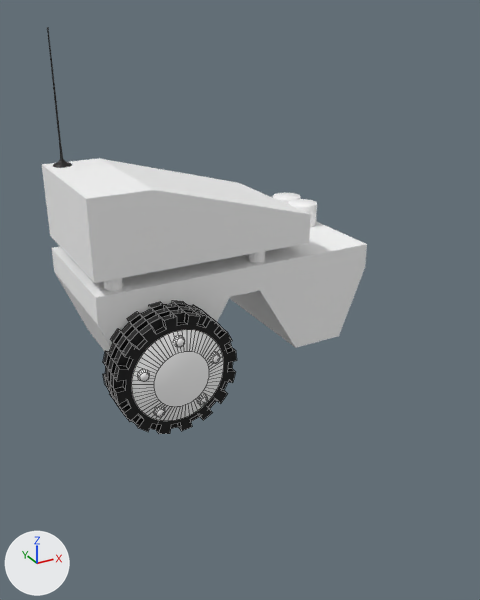
One commit to the Blender file bot/Bot.blend: the scene before it, then after it.
One viewpoint serves both versions: a 50 mm lens placed at (-1.98, -4.04, 2.46), pointed at (-0.25, -0.88, 0.88). The lights are fixed; the arrows at lower left show +X, +Y and +Z. Mesh edges are drawn as thin lines on the coarser meshes.

Script lines for the objects in view, before the commit:
```python
me_cube_004 = bpy.data.meshes.new('Cube.004')
me_cube_004.from_pydata(...)  # 1076 vertices, 745 faces; spans x -1.0..1.0, y -0.5..0.5, z 0.22..2.35
me_cube_004.materials.append(mat_botbody)  # picture img_bot
me_cylinder = bpy.data.meshes.new('Cylinder')
me_cylinder.from_pydata(...)  # 928 vertices, 600 faces; spans x -0.352..0.352, y -0.242..0.002, z -0.352..0.352
me_cylinder.materials.append(mat_botbody)  # picture img_bot
ob_bot = bpy.data.objects.new('Bot', me_cube_004)
ob_bot.location = (0.0, 0.0, 0.0)
ob_wheel = bpy.data.objects.new('Wheel', me_cylinder)
ob_wheel.location = (-0.6, -0.505, 0.4)
ob_wheel.scale = (1.14, 1.22, 1.14)
```
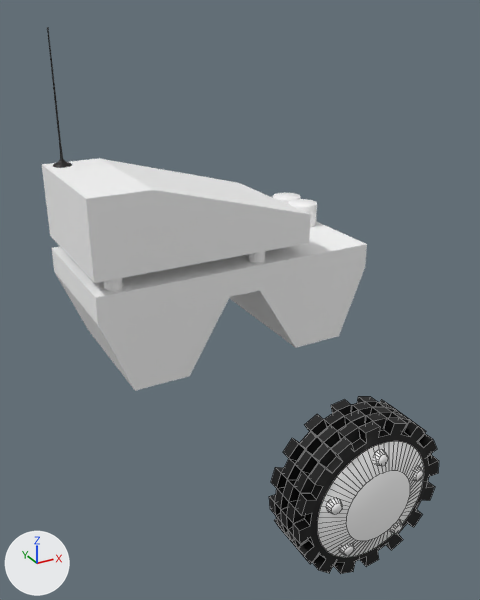
Boxes (x1, y1, x2, y2) around the edits, measured in the pictures (480 x 600 px):
'Wheel', moved
    before: (103, 300, 237, 434)
    after: (269, 396, 439, 574)

Diff of the bpy script that builds the scene:
```diff
--- a/bot/Bot.blend.py
+++ b/bot/Bot.blend.py
@@ ob_wheel @@
 ob_wheel = bpy.data.objects.new('Wheel', me_cylinder)
-ob_wheel.location = (-0.6, -0.505, 0.4)
+ob_wheel.location = (-0.284, -1.957, 0.4)
 ob_wheel.scale = (1.14, 1.22, 1.14)
```
